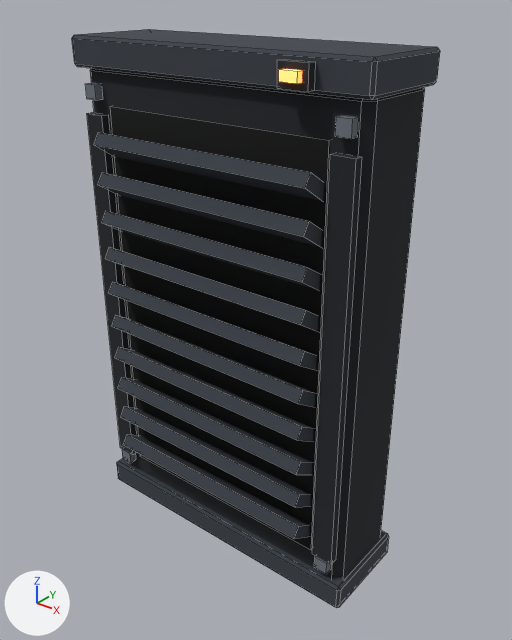
An edit to the FBX model Assets/_Project/Art/Environment/LabKit/Meshes/Vent_Wall.fbx, drawn before and after from the same camera.
Both versions are drawn from a 50 mm camera at (1.49, -1.94, 3.38) aimed at (0.06, -0.16, 2.27). Every picture has the same lights, and +X, +Y and +Z are marked at lower left. The picture after the commit comes second. Mesh edges are drawn as thin lines.

The first picture shows 'Vent_Wall'.
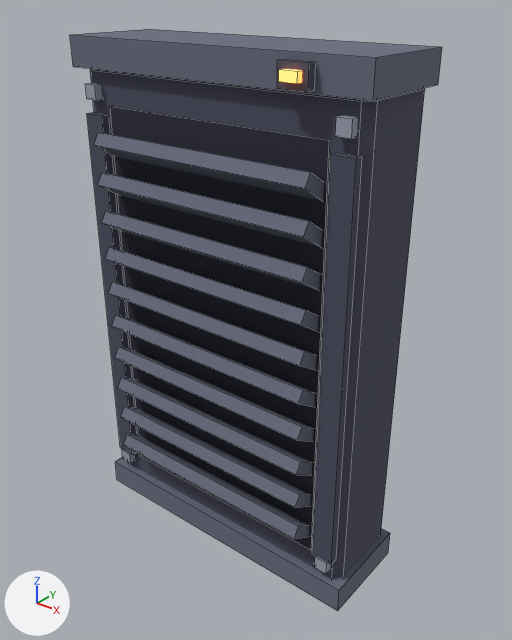
The change, as JSON lines over the scene's bpy script:
```json
{"op": "set", "path": "mat_lab_metaldark.base_color", "old": "(0.0137, 0.0168, 0.0212)", "new": "(0.0723, 0.0762, 0.117)", "note": "black #1f2328 -> greyish blue #4c4e60"}
{"op": "set", "path": "mat_lab_gunmetal.base_color", "old": "(0.0423, 0.0513, 0.0648)", "new": "(0.138, 0.153, 0.209)", "note": "dark grey #3a4048 -> greyish blue #686d7e"}
{"op": "set", "path": "mat_lab_metal.base_color", "old": "(0.156, 0.181, 0.212)", "new": "(0.337, 0.361, 0.445)", "note": "grey #6e767f -> grey #9da2b2"}
{"block": "me_vent_wall", "where": "# used by ob_vent_wall; location = (0.0, 0.0, 0.0)"}
{"op": "remove", "block": "me_vent_wall", "code": "me_vent_wall.from_pydata(...)  # 224 vertices, 192 faces; spans x -0.58..0.58, y -0.41..0.01, z 1.36..3.2"}
{"op": "add", "block": "me_vent_wall", "code": "me_vent_wall.from_pydata(...)  # 192 vertices, 152 faces; spans x -0.58..0.58, y -0.41..0.01, z 1.36..3.2"}
{"block": "me_vent_wall", "change": "me_vent_wall part 1: a new loose piece, a box spanning x -0.58..0.58, y -0.35..0.01, z 3.1..3.2, in mat_lab_gunmetal (greyish blue #686d7e)"}
{"block": "me_vent_wall", "change": "me_vent_wall part 2: a new loose piece, a box spanning x -0.58..0.58, y -0.35..0.01, z 1.36..1.46, in mat_lab_gunmetal (greyish blue #686d7e)"}
{"block": "me_vent_wall", "change": "me_vent_wall part 3: the loose piece of 24 vertices spanning x -0.58..0.58, y -0.35..0.01, z 3.1..3.2 is deleted"}
{"block": "me_vent_wall", "change": "me_vent_wall part 4: the loose piece of 24 vertices spanning x -0.58..0.58, y -0.35..0.01, z 1.36..1.46 is deleted"}
```

Where the change shows, as pixel boxes (x1, y1, x2, y2) in the pictures (512 x 640 px):
```json
{"object": "Vent_Wall", "change": "recoloured, reshaped", "before": [72, 29, 440, 608], "after": [70, 29, 442, 611], "on screen": "lighter"}
{"part": 1, "of": "me_vent_wall", "change": "added", "after": [70, 29, 442, 100]}
{"part": 2, "of": "me_vent_wall", "change": "added", "after": [115, 457, 390, 611]}
{"part": 3, "of": "me_vent_wall", "change": "deleted", "before": [72, 29, 440, 100]}
{"part": 4, "of": "me_vent_wall", "change": "deleted", "before": [117, 459, 389, 608]}
```
